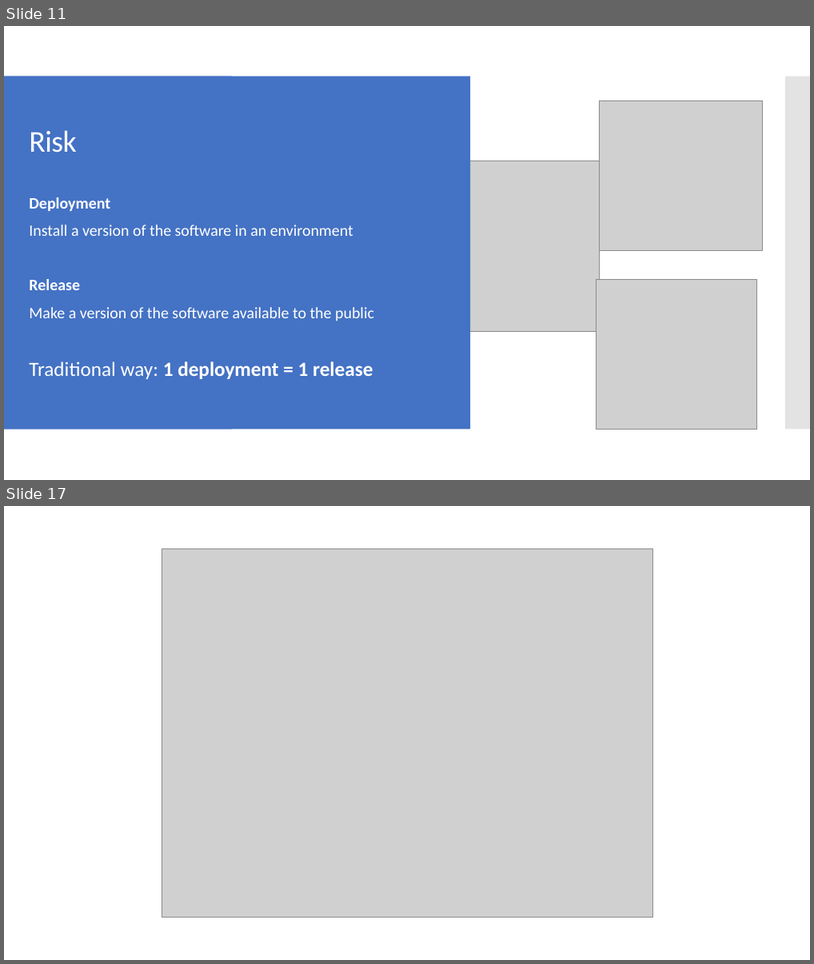
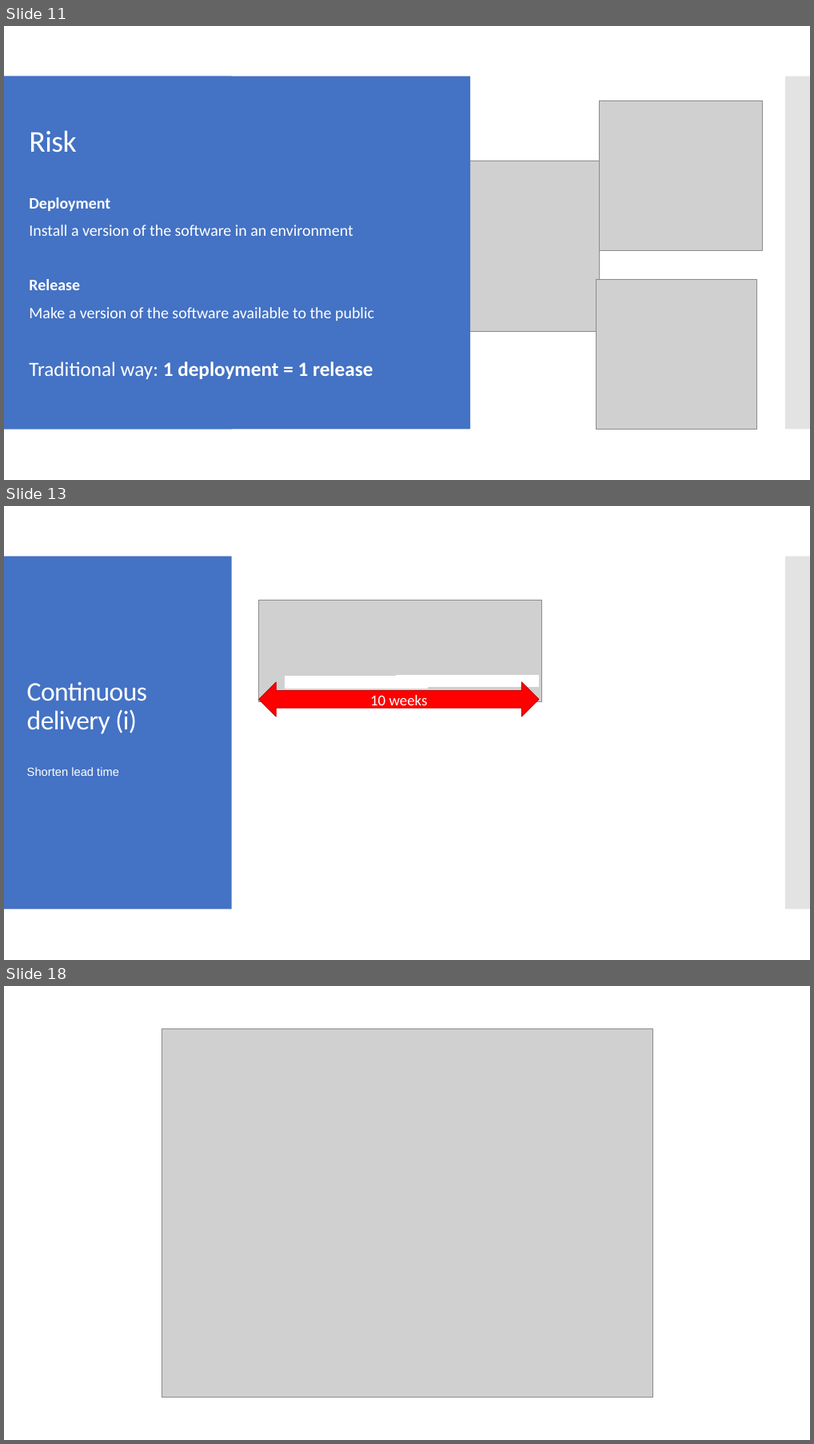
Before and after one commit to milodotnet/bootcamp, a slide deck: Bootcamp-ContinuousDelivery.pptx. Shown one above the other, each under a label of ours: slides 11 and 17 before the commit, slides 11, 13 and 18 after it; the slides between them are not shown. The pictures are 814x964 and 814x1444 pixels, drawn with LibreOffice and Linux fonts; fonts in the diff are those of the drawing; grey boxes stand for pictures. Boxes give left, top, right and bottom in pixels: in the first picture for what was removed or moved away, otherwise in the second. Text is boxed around its words. In the diff, an @@ line names an element or a change of style, - is before the commit and + after.

```diff
--- a/Bootcamp-ContinuousDelivery.pptx
+++ b/Bootcamp-ContinuousDelivery.pptx
@@ slide 13 added at bbox=[4, 506, 810, 960], background #FFFFFF; not listed: 2 template elements that a slide beside it also shows @@
@@ picture added at bbox=[259, 600, 542, 701] @@
@@ title added at bbox=[27, 682, 147, 734], 32 pt, text #FFFFFF @@
+Continuous delivery (i)
@@ left right arrow added at bbox=[259, 682, 539, 716], fill #FF0000, outline #C00000 0.85 pt, 18 pt, text #FFFFFF @@
+10 weeks
@@ rectangle added at bbox=[285, 676, 427, 688], fill #FFFFFF, outline #FFFFFF 0.85 pt @@
@@ rectangle added at bbox=[397, 675, 539, 686], fill #FFFFFF, outline #FFFFFF 0.85 pt @@
@@ text added at bbox=[27, 767, 119, 776], 14 pt, text #FFFFFF @@
+Shorten lead time
@@ what was slide 17 is now slide 18 @@
```
Also in this commit, not shown: 6 slides changed, 1 other slide added, 1 slide removed.
